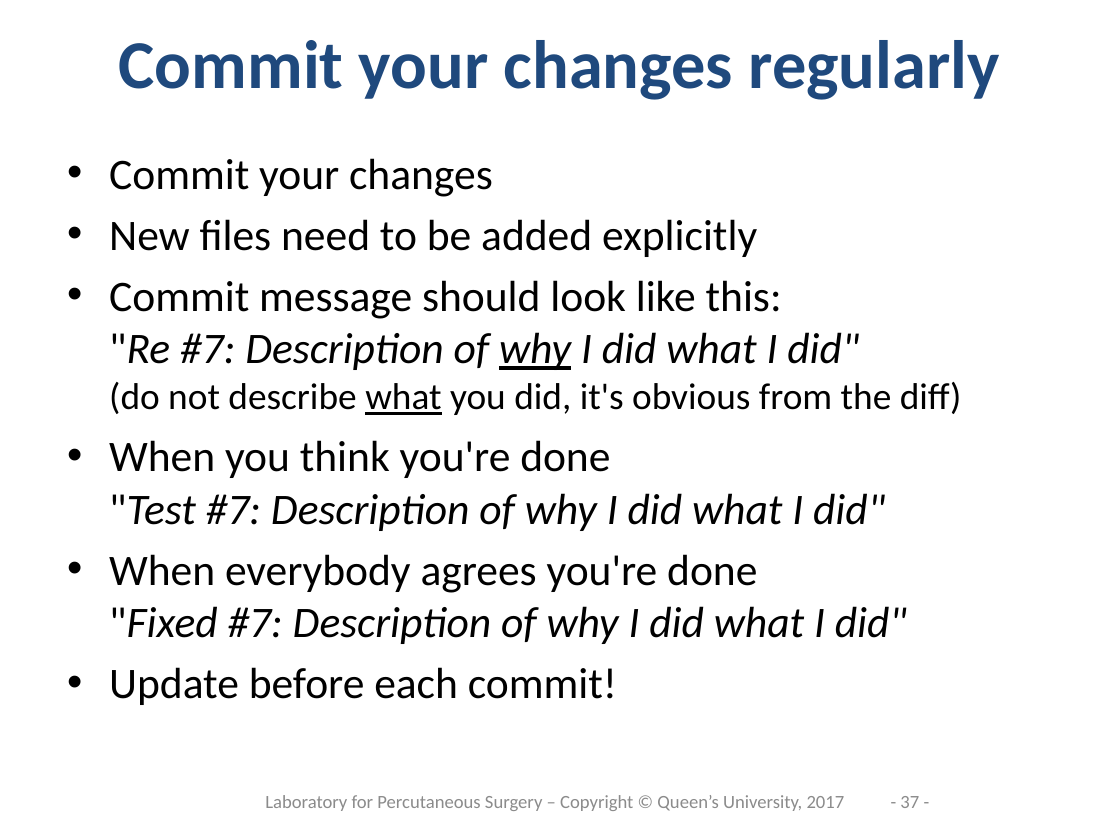
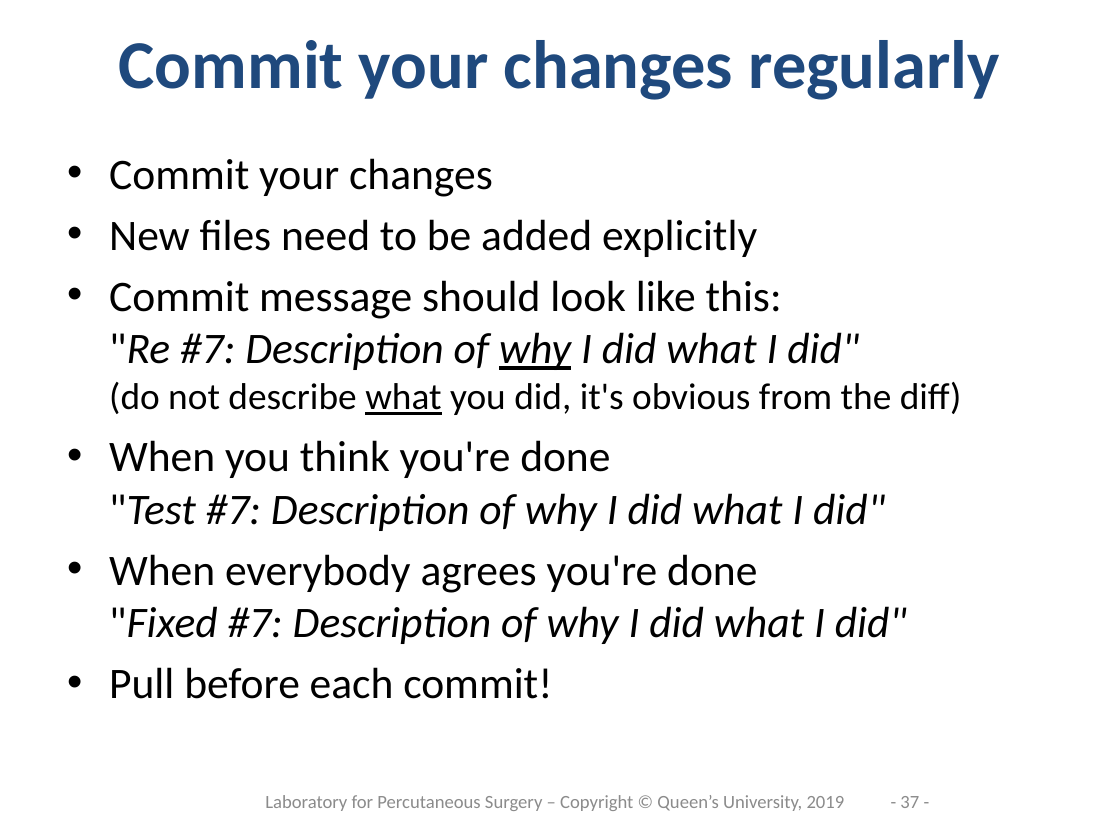
Before and after one commit to PerkLab/PerkLabBootcamp, a slide deck: slide 37 of Doc/day3_2_SlicerProgramming.pptx. Drawn at 1120x840 pixels with LibreOffice and Linux fonts; fonts in the diff are those of the drawing; background and template pictures are left out. Boxes give left, top, right and bottom in pixels: in the first picture for what was removed or moved away, otherwise in the second. Text is boxed around its words. In the diff, an @@ line names an element or a change of style, - is before the commit and + after.

```diff
--- a/Doc/day3_2_SlicerProgramming.pptx
+++ b/Doc/day3_2_SlicerProgramming.pptx
@@ text at (109,667,552,699): text changed @@
-• Update before each commit!
+• Pull before each commit!
@@ text at (265,795,845,811): text changed @@
-Laboratory for Percutaneous Surgery – Copyright © Queen’s University, 2017
+Laboratory for Percutaneous Surgery – Copyright © Queen’s University, 2019
```
Also in this commit, not shown: 47 other slides changed, 2 slides added.
